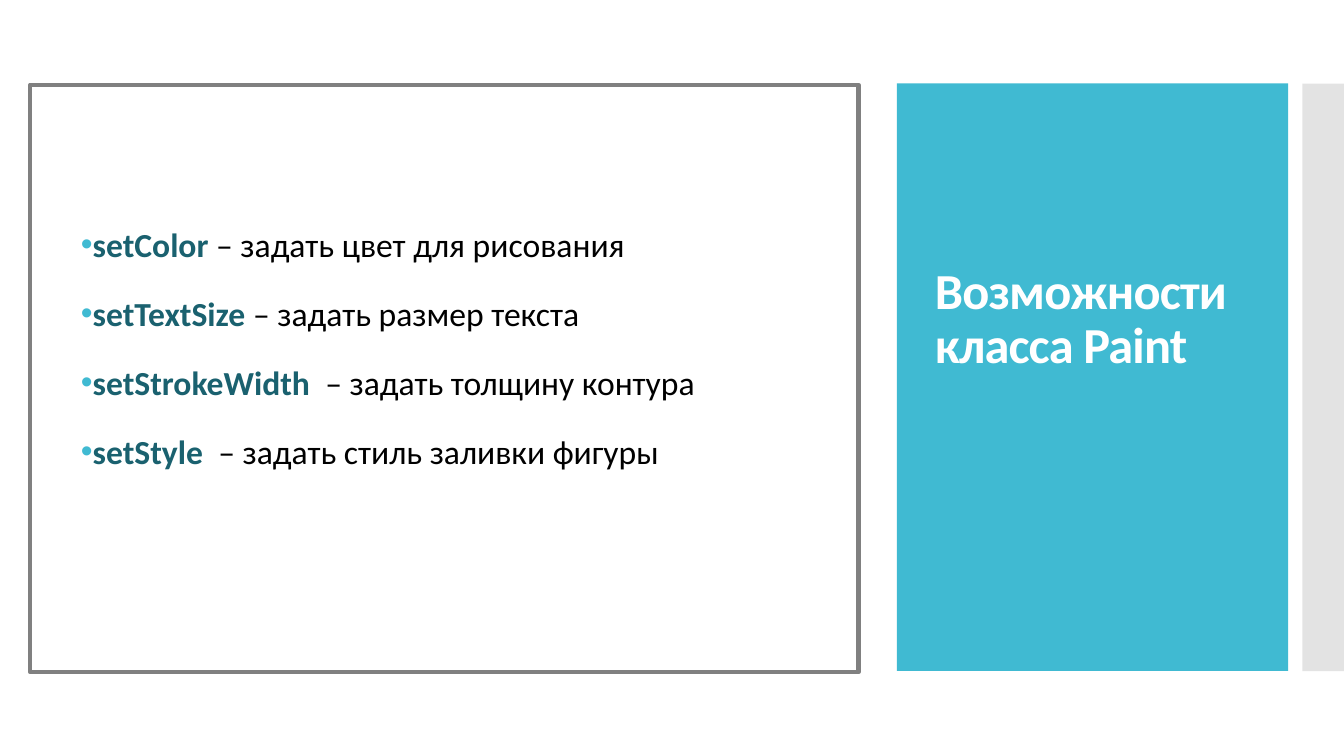
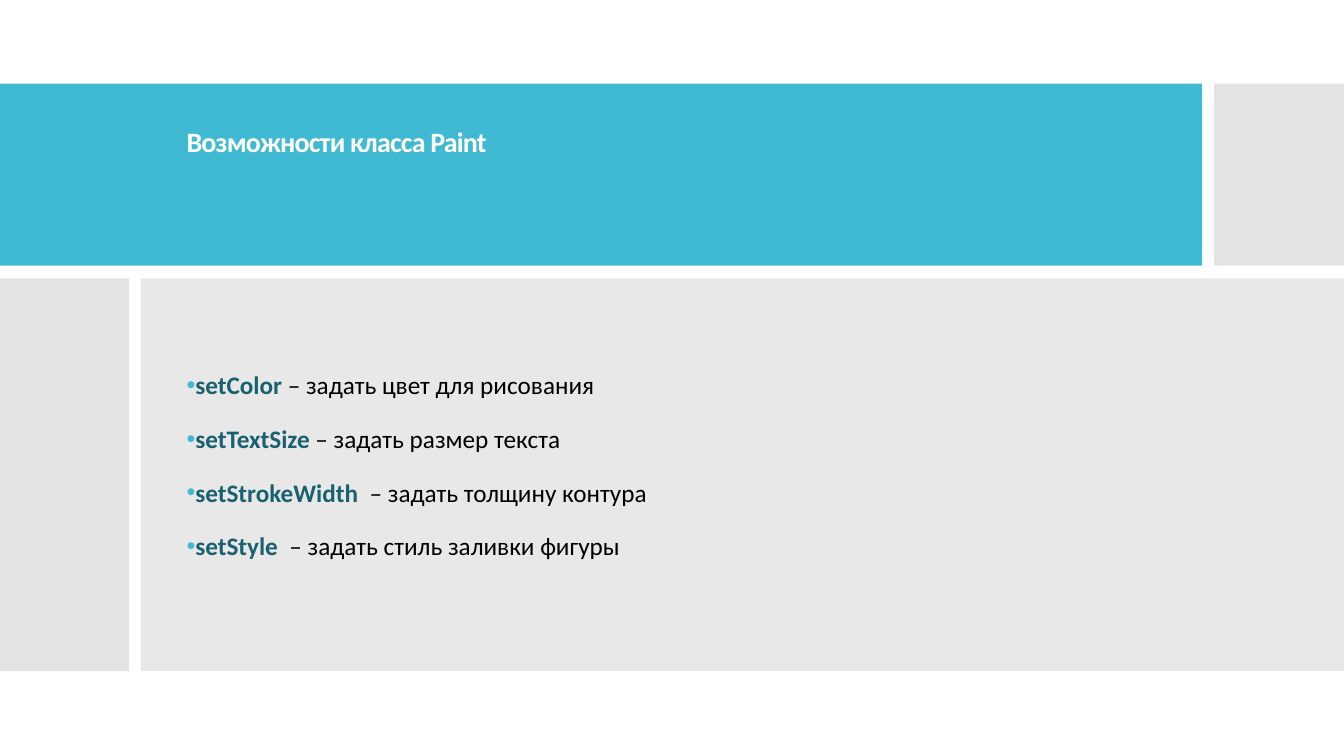
Before and after one commit to IriEfremova/LessonsCube, a slide deck: slide 8 of Android/Lesson8/Canvas.pptx (slide 7 before the commit). Drawn at 1344x756 pixels with LibreOffice and Linux fonts; fonts in the diff are those of the drawing. Boxes give left, top, right and bottom in pixels: in the first picture for what was removed or moved away, otherwise in the second. Text is boxed around its words. In the diff, an @@ line names an element or a change of style, - is before the commit and + after.

```diff
--- a/Android/Lesson8/Canvas.pptx
+++ b/Android/Lesson8/Canvas.pptx
@@ rectangle: place and size @@
-rectangle at bbox=[897, 84, 1289, 671]
+rectangle at bbox=[0, 84, 1203, 266]
@@ rectangle removed at bbox=[30, 85, 859, 673] @@
@@ rectangle: place and size @@
-rectangle at bbox=[1303, 84, 1344, 671]
+rectangle at bbox=[1215, 84, 1344, 266]
@@ text "Возможности класса Paint": place and size @@
-text "Возможности класса Paint" at bbox=[935, 276, 1227, 364]
+text "Возможности класса Paint" at bbox=[187, 132, 486, 152]
@@ text "Возможности класса Paint" at bbox=[187, 132, 486, 152]: size 36 to 20 pt @@
@@ rectangle added at bbox=[0, 278, 129, 671], fill #C8C8C8 at 50% opacity @@
@@ rectangle added at bbox=[141, 278, 1344, 671], fill #D9D9D9 at 60% opacity @@
@@ text "setColor – задать цвет для ...": place and size @@
-text "setColor – задать цвет для ..." at bbox=[93, 233, 695, 470]
+text "setColor – задать цвет для ..." at bbox=[195, 376, 646, 559]
@@ text "setColor – задать цвет для ..." at bbox=[195, 376, 646, 559]: size 24 to 18 pt @@
```
Also in this commit, not shown: 2 other slides changed, 5 slides added.
